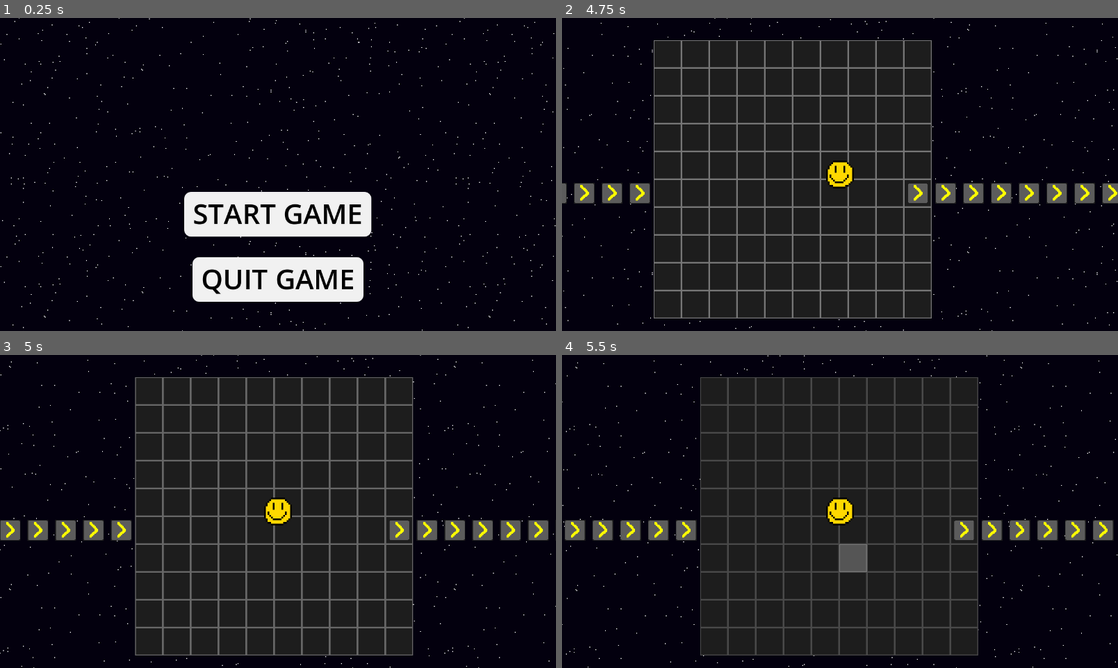
Above: before the commit, frames 1-4 (two rows, left to right).
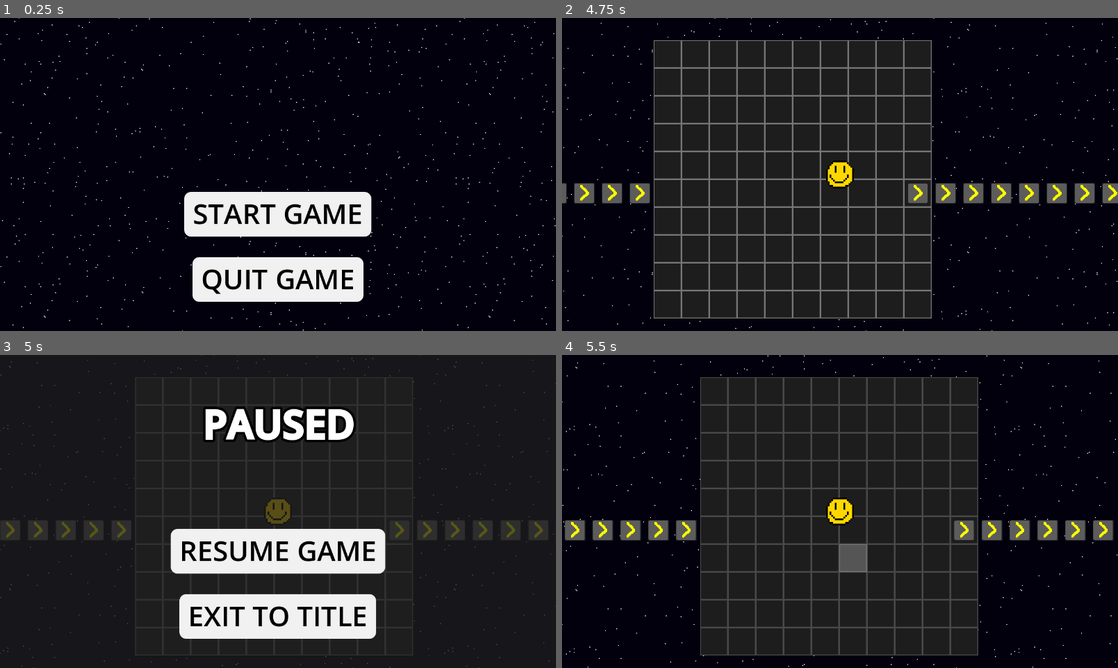
Above: after the commit, the same moments.

Repository: Stev51/gmtk-jam-2025
Game: Godot game, scene res://scenes/title_screen.tscn
The game is run twice, just before and just after one commit, with the same random seed, the same clock (stepped at 60 frames per second) and the same inputs.
Inputs (mouse positions are in pixels of both pictures, inside the frame that each line leads up to):
- Up to frame 1 (0.25 s): no input
- Up to frame 2 (4.75 s): click "START GAME" at 0.5 s; tap Enter at 1.25 s; move the mouse to (962, 158) at 1.27 s; hold Right (ui_right) 1.28-2.03 s; tap E at 1.35, 2.3, 2.85, 3.8, 4.35 s; click (962, 158) at 1.42 s; move the mouse to (728, 190) at 2.02 s; hold Down (ui_down) 2.03-2.78 s; tap I (inv_toggle) at 2.1 s; move the mouse to (895, 105) at 2.77 s; hold Right (ui_right) 2.78-3.53 s; move the mouse to (812, 237) at 3.52 s; hold Up (ui_up) 3.53-4.28 s; tap Q at 3.6 s; click (812, 237) at 3.67 s; move the mouse to (1006, 221) at 4.27 s; hold Left (ui_left) from 4.28 s (still down)
- Up to frame 3 (5 s): keep holding Left (ui_left); tap Escape at 4.9 s
- Up to frame 4 (5.5 s): release Left (ui_left) at 5 s; click (840, 549) at 5 s, where only the run after the commit has a clickable "RESUME GAME"

Frames 1-2 are identical in both runs. In frame 3, 19% of the frame differs, in the area x 0-100%, y 0-100%; in frame 4, nothing differs.

Commit message:
Added pause screen with ESC
Doesn't actually pause the game yet

Diff:
--- a/scenes/gui.tscn
+++ b/scenes/gui.tscn
@@ -1,8 +1,9 @@
-[gd_scene load_steps=4 format=3 uid="uid://cbhrw4c2sta6d"]
+[gd_scene load_steps=5 format=3 uid="uid://cbhrw4c2sta6d"]
 
 [ext_resource type="Script" uid="uid://gp5n6rxl05m5" path="res://scripts/gui.gd" id="1_efmwq"]
 [ext_resource type="Resource" uid="uid://bbsiqxqyr53rv" path="res://inventory/inventories/player_inventory.tres" id="2_mfius"]
 [ext_resource type="PackedScene" uid="uid://bcklqkc1fkj3f" path="res://scenes/inventory_ui.tscn" id="3_ynd5l"]
+[ext_resource type="PackedScene" uid="uid://bwuwgqmodxnm8" path="res://scenes/pause_screen.tscn" id="4_b8iy7"]
 
 [node name="GUI" type="Control"]
 layout_mode = 3
@@ -27,3 +28,11 @@
 offset_bottom = -317.0
 grow_horizontal = 1
 grow_vertical = 1
+
+[node name="PauseScreen" parent="." instance=ExtResource("4_b8iy7")]
+visible = false
+layout_mode = 1
+offset_left = -640.0
+offset_top = -360.0
+offset_right = -640.0
+offset_bottom = -360.0
--- /dev/null
+++ b/scenes/pause_screen.tscn
@@ -0,0 +1,62 @@
+[gd_scene load_steps=4 format=3 uid="uid://bwuwgqmodxnm8"]
+
+[ext_resource type="Theme" uid="uid://cvffwg5kiqetx" path="res://title_button_theme.tres" id="1_gchx3"]
+[ext_resource type="Script" uid="uid://pusqv8yeifxe" path="res://scripts/pause_screen.gd" id="1_qeunj"]
+
+[sub_resource type="Theme" id="Theme_qeunj"]
+RichTextLabel/constants/outline_size = 22
+RichTextLabel/font_sizes/bold_font_size = 88
+
+[node name="PauseScreen" type="Control"]
+layout_mode = 3
+anchors_preset = 15
+anchor_right = 1.0
+anchor_bottom = 1.0
+grow_horizontal = 2
+grow_vertical = 2
+script = ExtResource("1_qeunj")
+
+[node name="Background" type="ColorRect" parent="."]
+offset_right = 1280.0
+offset_bottom = 720.0
+color = Color(0.117647, 0.117647, 0.117647, 0.741176)
+
+[node name="CenterContainer" type="CenterContainer" parent="."]
+custom_minimum_size = Vector2(1280, 0)
+offset_top = 400.0
+offset_right = 1280.0
+offset_bottom = 498.0
+
+[node name="ResumeButton" type="Button" parent="CenterContainer"]
+layout_mode = 2
+theme = ExtResource("1_gchx3")
+text = "RESUME GAME"
+
+[node name="CenterContainer2" type="CenterContainer" parent="."]
+custom_minimum_size = Vector2(1280, 0)
+offset_top = 550.0
+offset_right = 1280.0
+offset_bottom = 648.0
+
+[node name="TitleButton" type="Button" parent="CenterContainer2"]
+layout_mode = 2
+theme = ExtResource("1_gchx3")
+text = "EXIT TO TITLE"
+
+[node name="CenterContainer3" type="CenterContainer" parent="."]
+custom_minimum_size = Vector2(1280, 0)
+layout_mode = 2
+offset_top = 100.0
+offset_right = 1280.0
+offset_bottom = 100.0
+
+[node name="PauseText" type="RichTextLabel" parent="CenterContainer3"]
+custom_minimum_size = Vector2(1280, 140)
+layout_mode = 2
+theme = SubResource("Theme_qeunj")
+bbcode_enabled = true
+text = "[b]PAUSED[/b]"
+horizontal_alignment = 1
+
+[connection signal="pressed" from="CenterContainer/ResumeButton" to="." method="_on_resume_button_pressed"]
+[connection signal="pressed" from="CenterContainer2/TitleButton" to="." method="_on_title_button_pressed"]
--- a/scripts/global.gd
+++ b/scripts/global.gd
@@ -1,4 +1,7 @@
 extends Node
+
+signal pause_game
+signal resume_game
 
 signal inv_select
 signal inv_deselect
@@ -12,3 +15,13 @@
 const DEFAULT_DIRECTION = Util.Direction.UP
 
 var game_state = GameStates.TITLE
+
+func _ready():
+	pause_game.connect(pause)
+	resume_game.connect(resume)
+
+func pause():
+	game_state = GameStates.PAUSED
+
+func resume():
+	game_state = GameStates.RUNNING
--- a/scripts/gui.gd
+++ b/scripts/gui.gd
@@ -1,6 +1,18 @@
 extends Control
 
 @export var player_inventory: Inventory
+
+@onready var pause_screen_node = $PauseScreen
+
+func _ready():
+	Global.pause_game.connect(pause)
+	Global.resume_game.connect(resume)
+
+func pause():
+	pause_screen_node.visible = true
+
+func resume():
+	pause_screen_node.visible = false
 
 func add_to_player_inv(item: InventoryItem):
 	player_inventory.insert(item)
--- /dev/null
+++ b/scripts/pause_screen.gd
@@ -0,0 +1,14 @@
+extends Control
+
+func _input(event):
+	if event is InputEventKey and event.is_pressed() and event.keycode == KEY_ESCAPE:
+		if Global.game_state == Global.GameStates.RUNNING:
+			Global.pause_game.emit()
+		elif Global.game_state == Global.GameStates.PAUSED:
+			Global.resume_game.emit()
+
+func _on_resume_button_pressed():
+	Global.resume_game.emit()
+
+func _on_title_button_pressed():
+	get_tree().change_scene_to_file("res://scenes/title_screen.tscn")
--- a/scripts/title_screen.gd
+++ b/scripts/title_screen.gd
@@ -1,8 +1,8 @@
 extends Node2D
 
 func _on_start_button_pressed():
-	Global.game_state = Global.GameStates.RUNNING
 	get_tree().change_scene_to_file("res://scenes/main.tscn")
+	Global.resume_game.emit()
 
 func _on_quit_button_pressed():
 	get_tree().quit()
Not shown, added: scripts/pause_screen.gd.uid
